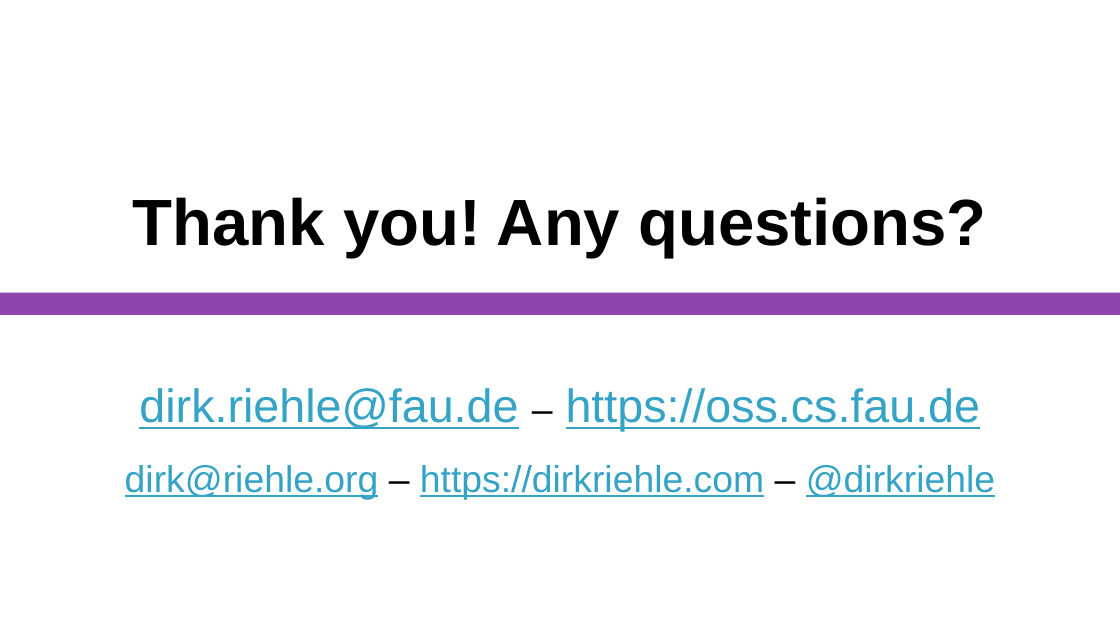
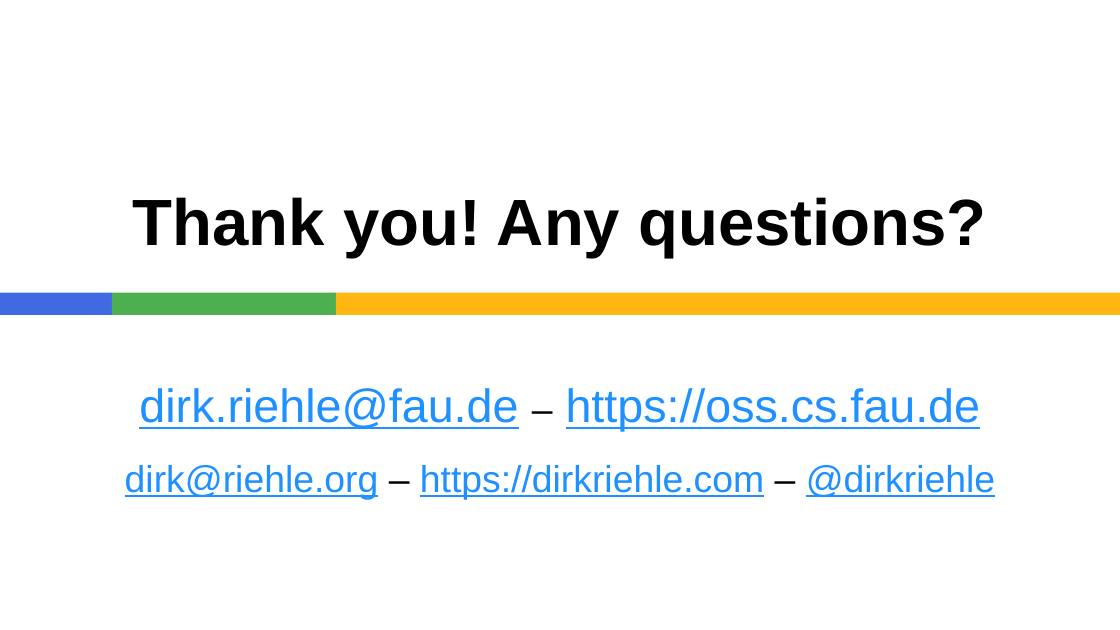
Before and after one commit to dirkriehle/coach-course, a slide deck: slide 20 of Lecture Slides/COACH A01 - Introduction.pptx (slide 18 before the commit). Drawn at 1120x630 pixels with LibreOffice and Linux fonts; fonts in the diff are those of the drawing. Boxes give left, top, right and bottom in pixels: in the first picture for what was removed or moved away, otherwise in the second. Text is boxed around its words. In the diff, an @@ line names an element or a change of style, - is before the commit and + after.

```diff
--- a/Lecture Slides/COACH A01 - Introduction.pptx
+++ b/Lecture Slides/COACH A01 - Introduction.pptx
@@ rectangle added at box(0, 292, 112, 315), fill #4169E1 @@
@@ rectangle added at box(112, 292, 336, 315), fill #4CAF50 @@
@@ rectangle: place and size @@
-rectangle at box(0, 292, 1120, 315)
+rectangle at box(336, 292, 1120, 315)
@@ rectangle at box(336, 292, 1120, 315): fill #8E44AD to #FEB612 @@
@@ subtitle "dirk.riehle@fau.de – https://oss.cs.fau.de" at box(125, 388, 995, 499): text colour #34A3C5 to #1E90FF @@
```
Also in this commit, not shown: 18 other slides changed, 2 slides added, 5 other files.
